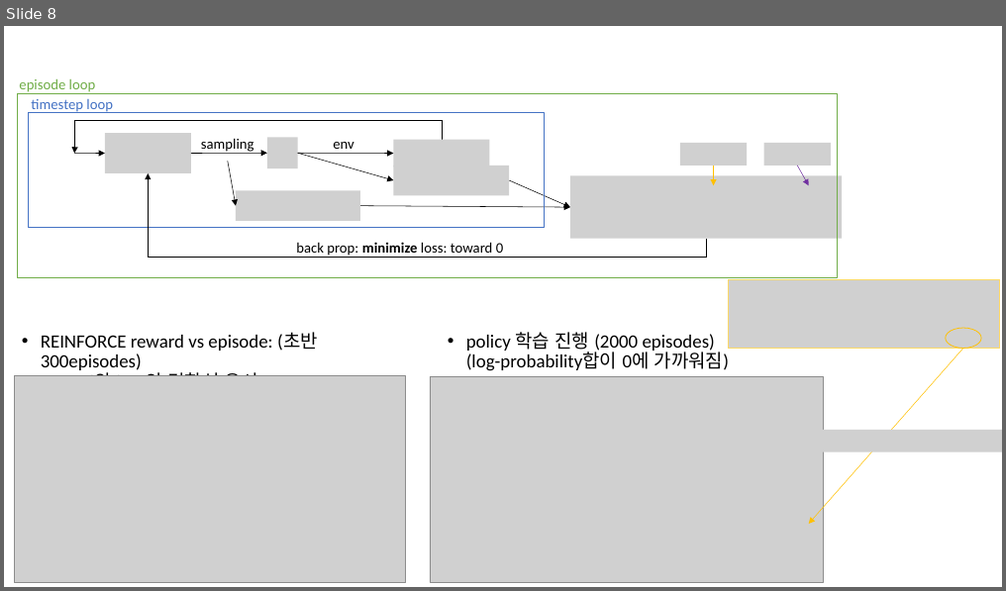
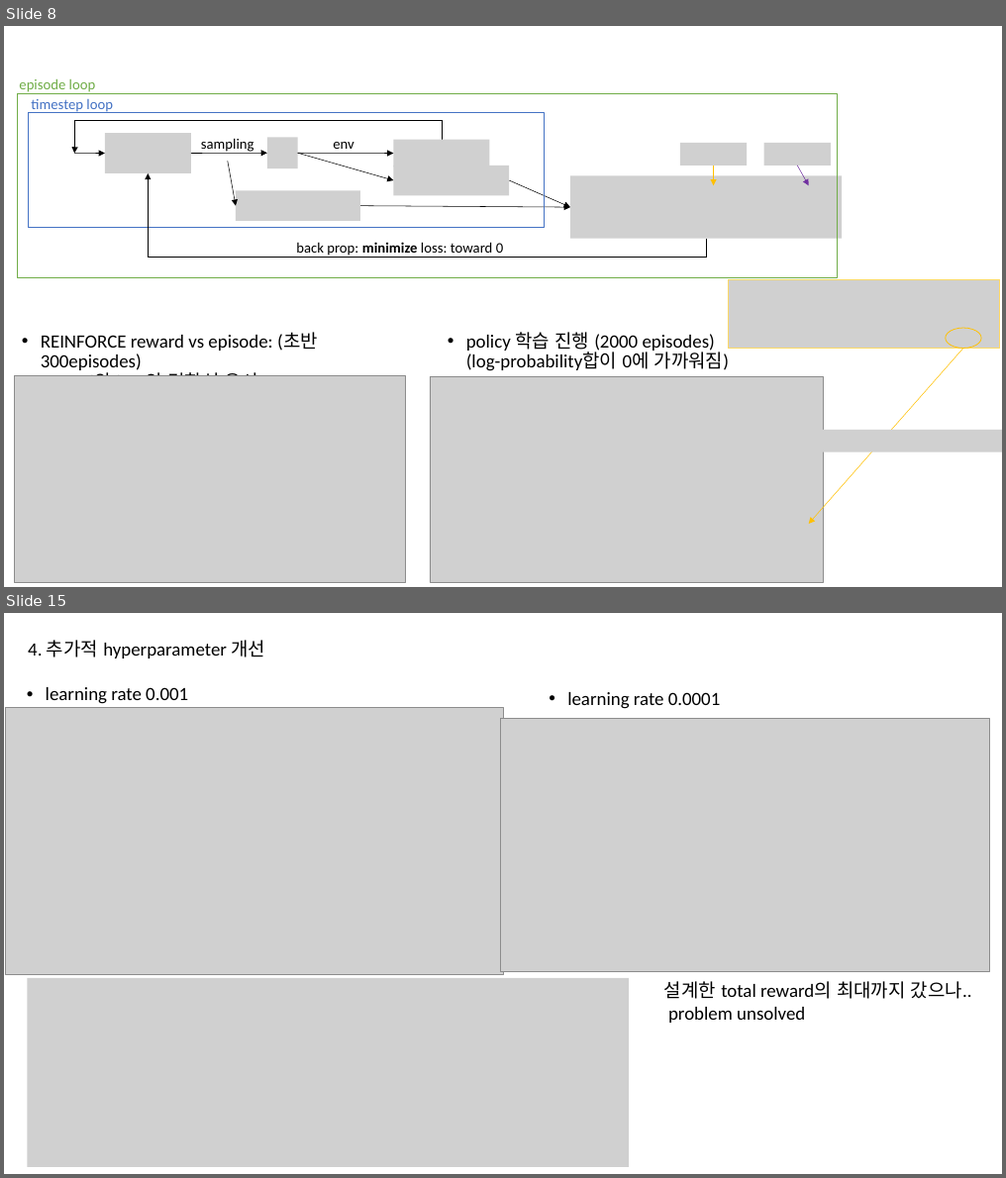
Before and after one commit to ihatesummer/bipartite_maxsum, a slide deck: memo.pptx. Shown one above the other, each under a label of ours: slide 8 before the commit, slides 8 and 15 after it; the slides between them are not shown. The pictures are 1006x591 and 1006x1178 pixels, drawn with LibreOffice and Linux fonts; fonts in the diff are those of the drawing; grey boxes stand for pictures. Boxes give left, top, right and bottom in pixels: in the first picture for what was removed or moved away, otherwise in the second. Text is boxed around its words. In the diff, an @@ line names an element or a change of style, - is before the commit and + after.

```diff
--- a/memo.pptx
+++ b/memo.pptx
@@ slide 15 added at (4, 613, 1002, 1174), background #FFFFFF @@
@@ text added at (28, 640, 265, 659), 18 pt, text #000000 @@
+  4. 추가적 hyperparameter 개선
@@ text added at (46, 687, 188, 704), 18 pt, text #000000 @@
+• learning rate 0.001
@@ text added at (567, 692, 721, 709), 18 pt, text #000000 @@
+• learning rate 0.0001
@@ picture added at (6, 708, 503, 975) @@
@@ picture added at (501, 719, 989, 971) @@
@@ picture added at (27, 978, 629, 1167) @@
@@ text added at (664, 981, 972, 1023), 18 pt, text #000000 @@
+  설계한 total reward의 최대까지 갔으나..
+  problem unsolved
```
Also in this commit, not shown: 3 slides changed, 8 other slides added, 17 other files.
